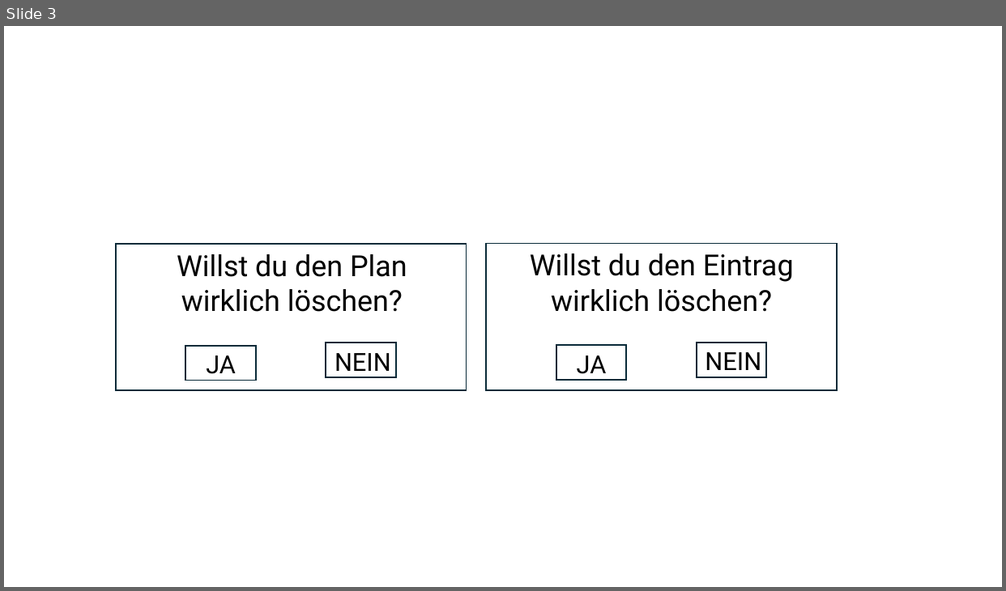
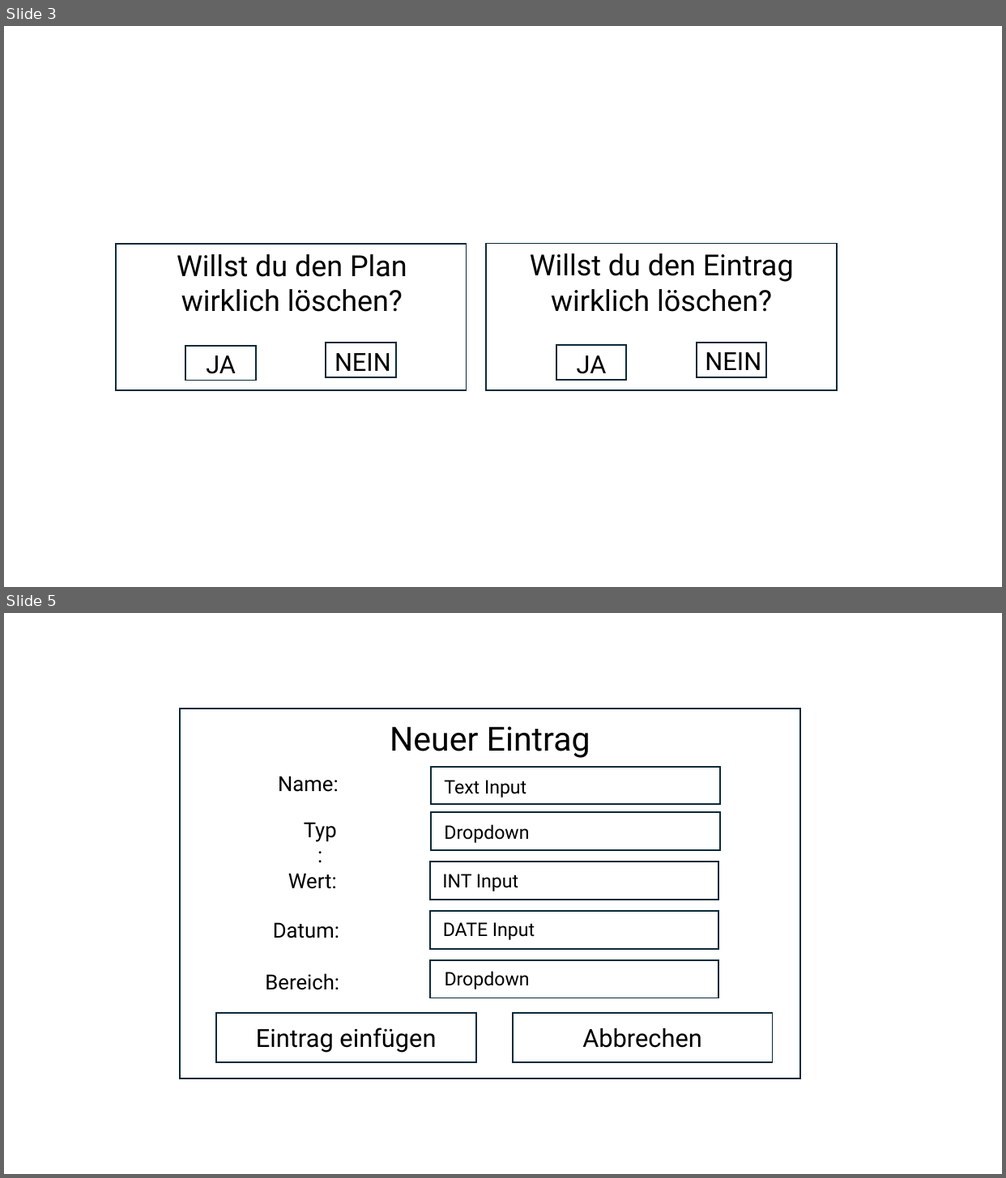
Before and after one commit to Dorin8k/GFNProjekt, a slide deck: Haushaltskasse_Mockup.pptx. Shown one above the other, each under a label of ours: slide 3 before the commit, slides 3 and 5 after it; the slides between them are not shown. The pictures are 1006x591 and 1006x1178 pixels, drawn with LibreOffice and Linux fonts; fonts in the diff are those of the drawing. Boxes give left, top, right and bottom in pixels: in the first picture for what was removed or moved away, otherwise in the second. Text is boxed around its words. In the diff, an @@ line names an element or a change of style, - is before the commit and + after.

```diff
--- a/Haushaltskasse_Mockup.pptx
+++ b/Haushaltskasse_Mockup.pptx
@@ slide 5 added at bbox=[4, 613, 1002, 1174], background #FFFFFF @@
@@ rectangle added at bbox=[180, 708, 801, 1079], outline #092A39 1.5 pt @@
@@ text added at bbox=[390, 726, 590, 758], 32 pt, text #000000 @@
+Neuer Eintrag
@@ text added at bbox=[278, 776, 339, 792], 20 pt, text #000000 @@
+Name:
@@ rectangle added at bbox=[432, 766, 720, 804], outline #092A39 1.5 pt @@
@@ text added at bbox=[444, 780, 526, 798], 18 pt, text #000000 @@
+Text Input
@@ text added at bbox=[304, 822, 337, 842], 20 pt, text #000000 @@
+Typ:
@@ rectangle added at bbox=[432, 813, 720, 850], outline #092A39 1.5 pt @@
@@ text added at bbox=[444, 824, 529, 843], 18 pt, text #000000 @@
+Dropdown
@@ text added at bbox=[288, 873, 337, 889], 20 pt, text #000000 @@
+Wert:
@@ rectangle added at bbox=[430, 862, 719, 900], outline #092A39 1.5 pt @@
@@ text added at bbox=[442, 874, 518, 892], 18 pt, text #000000 @@
+INT Input
@@ text added at bbox=[273, 922, 339, 939], 20 pt, text #000000 @@
+Datum:
@@ rectangle added at bbox=[430, 912, 719, 949], outline #092A39 1.5 pt @@
@@ text added at bbox=[443, 922, 535, 940], 18 pt, text #000000 @@
+DATE Input
@@ text added at bbox=[265, 973, 339, 990], 20 pt, text #000000 @@
+Bereich:
@@ rectangle added at bbox=[430, 960, 719, 998], outline #092A39 1.5 pt @@
@@ text added at bbox=[445, 971, 530, 990], 18 pt, text #000000 @@
+Dropdown
@@ rectangle added at bbox=[216, 1013, 475, 1063], outline #092A39 1.5 pt @@
@@ rectangle added at bbox=[513, 1013, 772, 1063], outline #092A39 1.5 pt @@
@@ text added at bbox=[256, 1028, 436, 1053], 24 pt, text #000000 @@
+Eintrag einfügen
@@ text added at bbox=[582, 1029, 702, 1048], 24 pt, text #000000 @@
+Abbrechen
```
Also in this commit, not shown: 1 slide changed, 1 other slide added.
